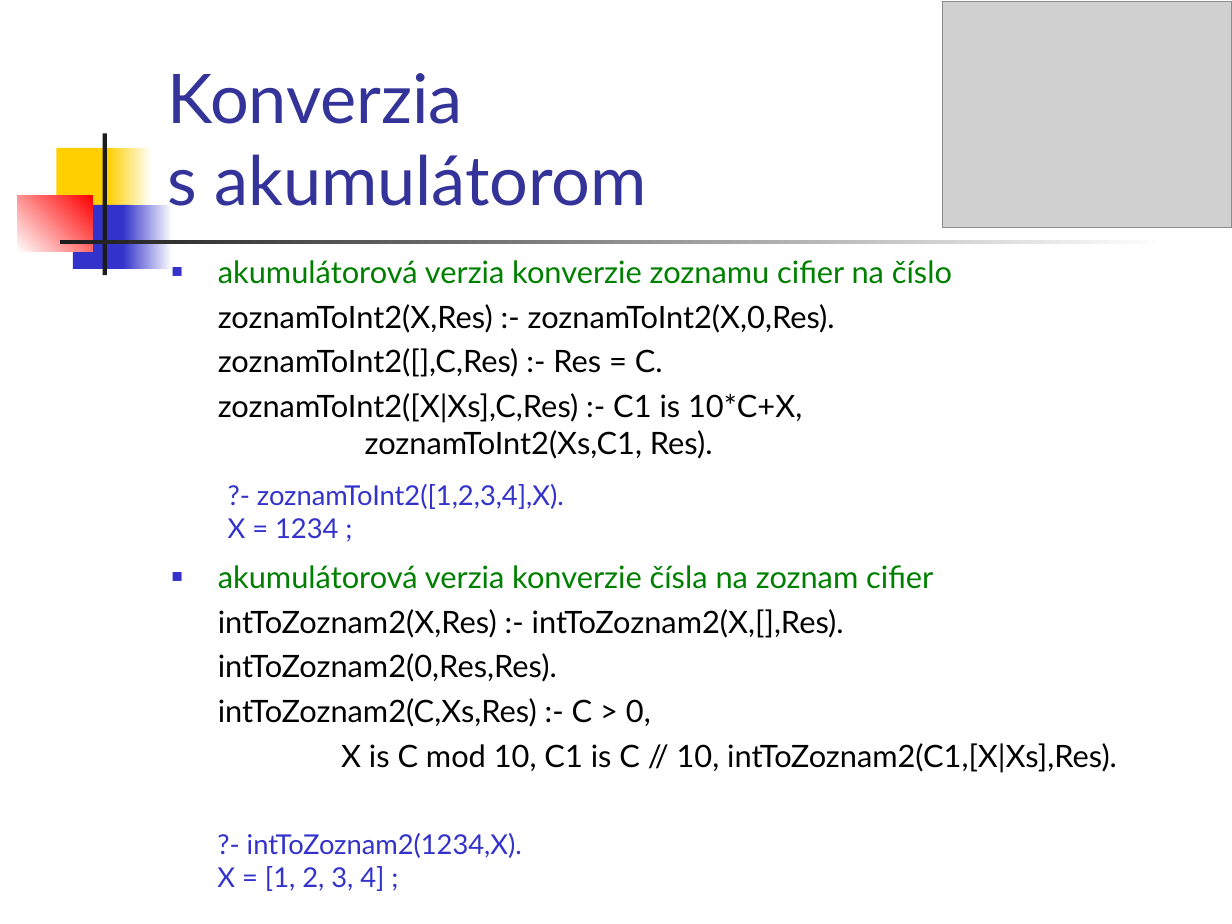
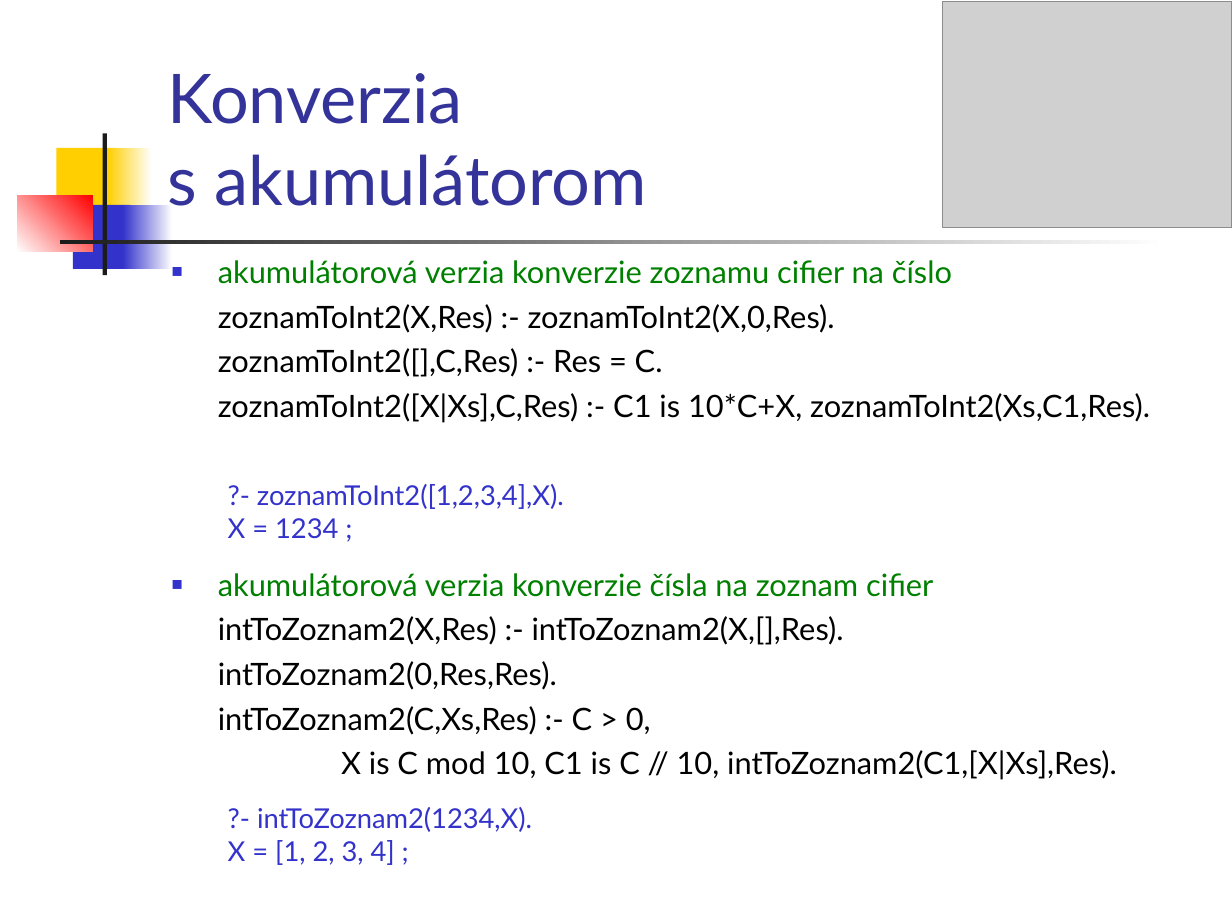
Before and after one commit to paradigmy/Prednasky, a slide deck: slide 6 of 11/logicke2.ppt. Drawn at 1232x924 pixels with LibreOffice and Linux fonts; fonts in the diff are those of the drawing; grey boxes stand for pictures. Boxes give left, top, right and bottom in pixels: in the first picture for what was removed or moved away, otherwise in the second. Text is boxed around its words. In the diff, an @@ line names an element or a change of style, - is before the commit and + after.

```diff
--- a/11/logicke2.ppt
+++ b/11/logicke2.ppt
@@ text at (218,393,1150,423): spaces changed @@
-zoznamToInt2([X|Xs],C,Res) :- C1 is 10*C+X, zoznamToInt2(Xs,C1, Res).
+zoznamToInt2([X|Xs],C,Res) :- C1 is 10*C+X, zoznamToInt2(Xs,C1,Res).
@@ text "?- intToZoznam2(1234,X).": place and size @@
-text "?- intToZoznam2(1234,X)." at (217,833,522,891)
+text "?- intToZoznam2(1234,X)." at (228,807,532,865)
```
Also in this commit, not shown: 2 other files.
